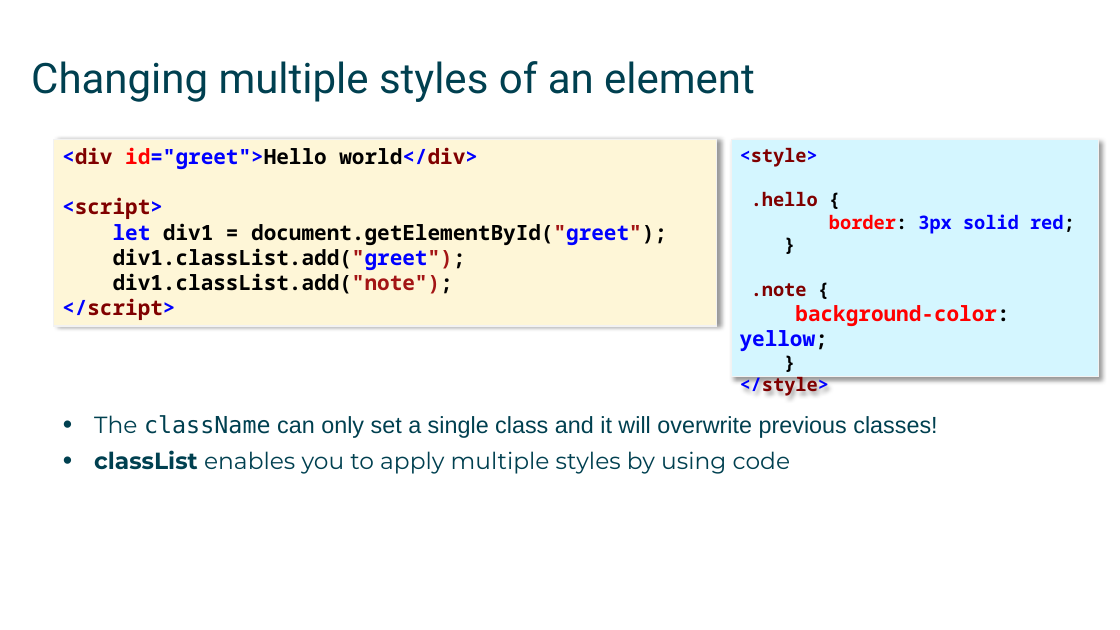
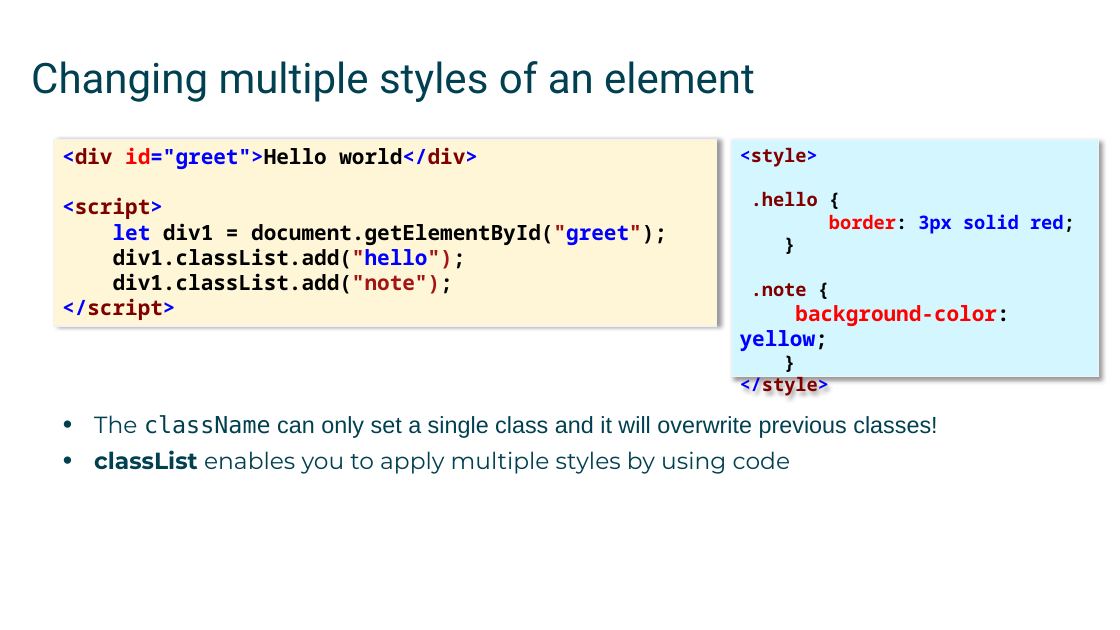
Before and after one commit to mikebaradaran/mod1B, a slide deck: slide 9 of JavaScript/05 - Accessing DOM elements.pptx. Drawn at 1120x630 pixels with LibreOffice and Linux fonts; fonts in the diff are those of the drawing. Boxes give left, top, right and bottom in pixels: in the first picture for what was removed or moved away, otherwise in the second. Text is boxed around its words. In the diff, an @@ line names an element or a change of style, - is before the commit and + after.

```diff
--- a/JavaScript/05 - Accessing DOM elements.pptx
+++ b/JavaScript/05 - Accessing DOM elements.pptx
@@ text in rectangle at (113, 248, 466, 269): text changed @@
-div1.classList.add("greet");
+div1.classList.add("hello");
```
Also in this commit, not shown: 2 other files.
